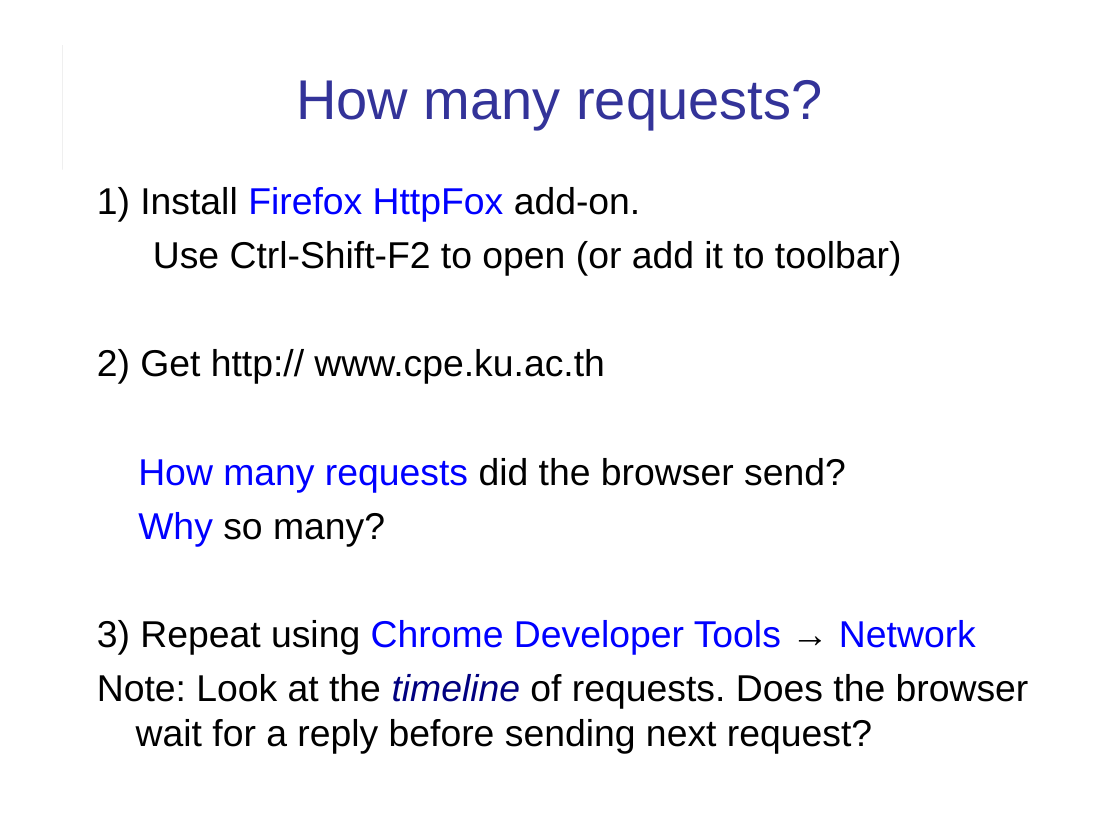
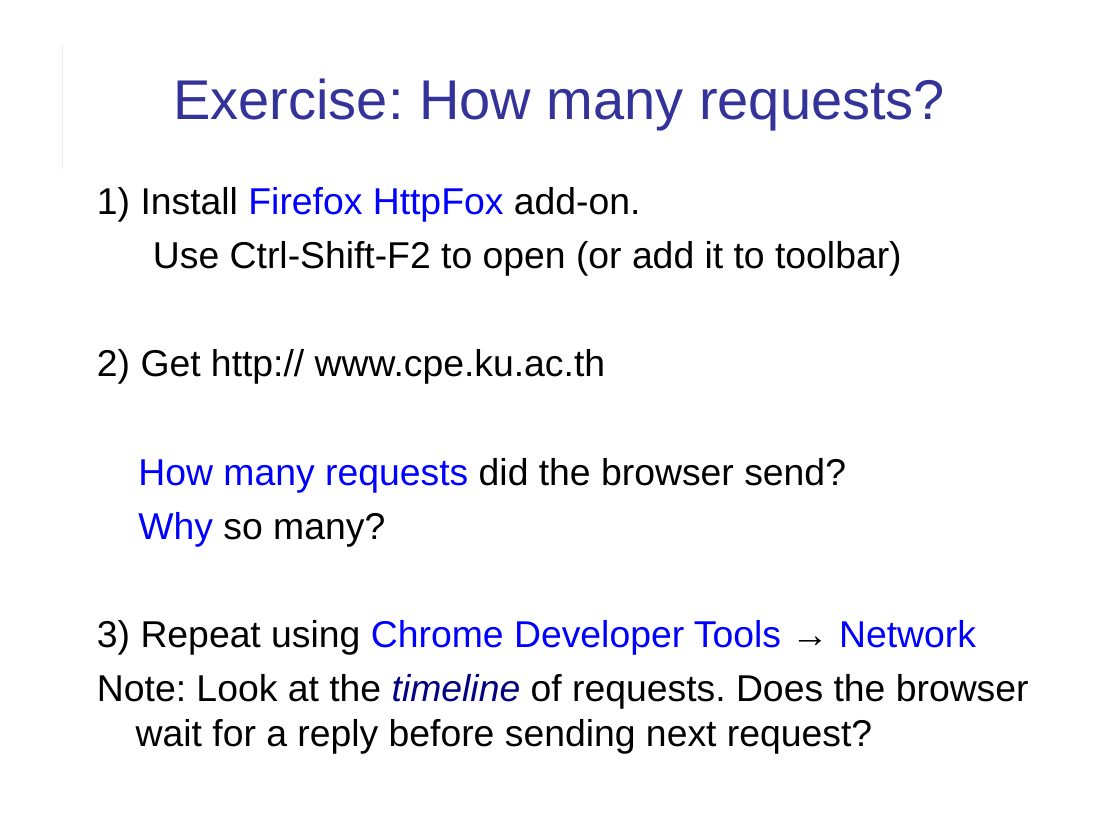
Before and after one commit to cpske/ISP, a slide deck: slide 26 of web/HTTP.ppt (slide 12 before the commit). Drawn at 1120x840 pixels with LibreOffice and Linux fonts; fonts in the diff are those of the drawing. Boxes give left, top, right and bottom in pixels: in the first picture for what was removed or moved away, otherwise in the second. Text is boxed around its words. In the diff, an @@ line names an element or a change of style, - is before the commit and + after.

```diff
--- a/web/HTTP.ppt
+++ b/web/HTTP.ppt
@@ title at bbox=[173, 78, 945, 129]: text changed @@
-How many requests?
+Exercise: How many requests?
```
Also in this commit, not shown: 15 other slides changed, 12 slides added, 1 slide removed, 2 other files.
